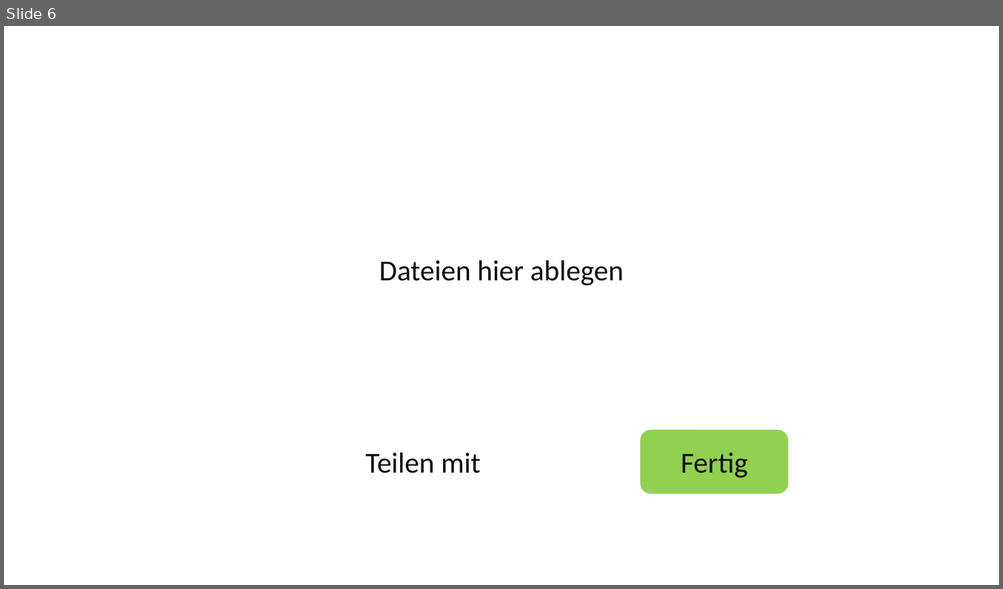
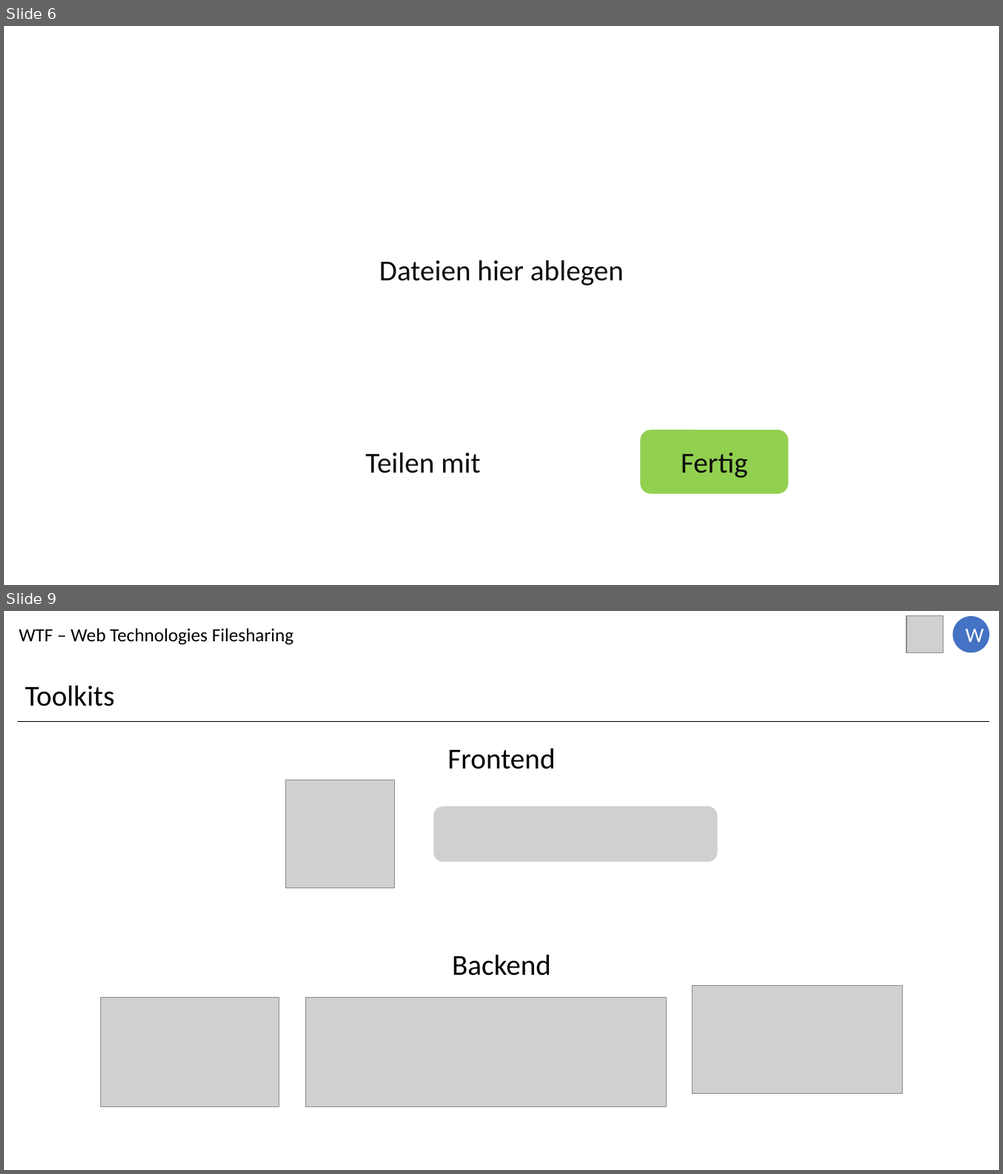
Before and after one commit to iAIex/WT, a slide deck: Filehost/Mockup.pptx. Shown one above the other, each under a label of ours: slide 6 before the commit, slides 6 and 9 after it; the slides between them are not shown. The pictures are 1003x589 and 1003x1174 pixels, drawn with LibreOffice and Linux fonts; fonts in the diff are those of the drawing; grey boxes stand for pictures; background and template pictures are left out. Boxes give left, top, right and bottom in pixels: in the first picture for what was removed or moved away, otherwise in the second. Text is boxed around its words. In the diff, an @@ line names an element or a change of style, - is before the commit and + after.

Commit message:
Updated presentation - added Toolkits

```diff
--- a/Filehost/Mockup.pptx
+++ b/Filehost/Mockup.pptx
@@ slide 9 added at (4,611,999,1170), background picture (left out) @@
@@ text added at (19,628,293,645), 18 pt, text #000000 @@
+WTF – Web Technologies Filesharing
@@ picture added at (906,616,942,652) @@
@@ ellipse added at (952,616,989,652), fill #4472C4, 20 pt, text #FFFFFF @@
+W
@@ text added at (25,685,114,706), 28 pt, text #000000 @@
+Toolkits
@@ rectangle added at (17,718,989,1157), fill #FFFFFF @@
@@ line added from (17, 721) to (989, 721), #000000 0.5 pt @@
@@ text added at (447,748,555,769), 28 pt, text #000000 @@
+Frontend
@@ picture added at (285,780,394,889) @@
@@ picture added at (434,806,717,862) @@
@@ group added at (101,954,902,1107): 3 pictures, 1 text @@
+Backend
```
Also in this commit, not shown: 2 slides changed, 1 other slide added.
